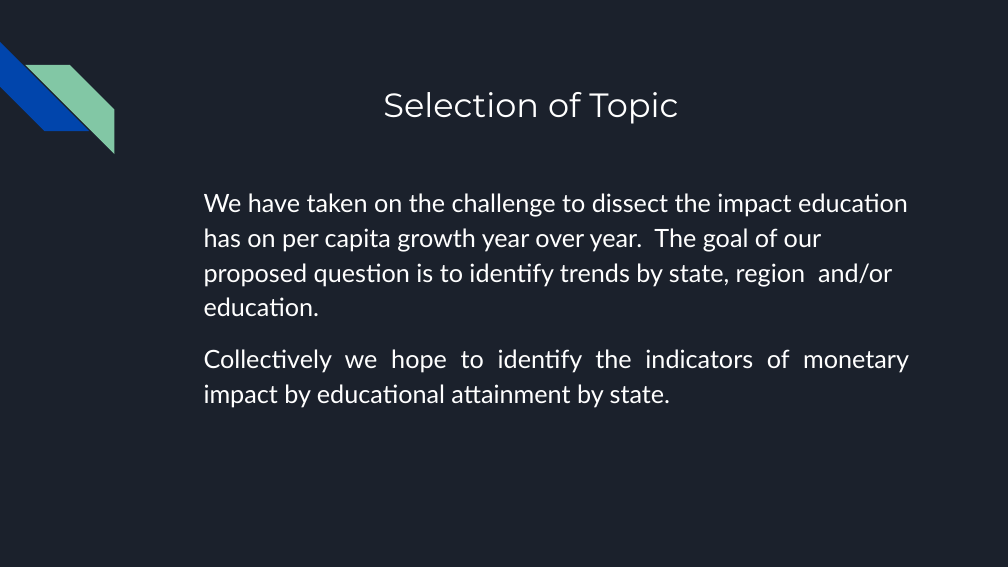
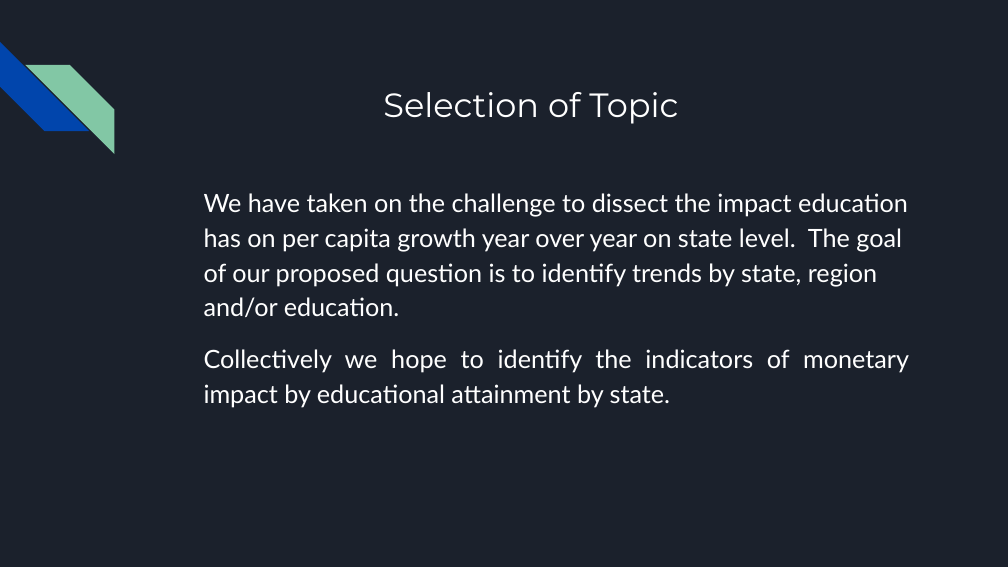
Before and after one commit to VickyCarlson/PCI_Growth, a slide deck: slide 2 of Effect of Educational Attainment on per Capita Growth by State.pptx. Drawn at 1008x567 pixels with LibreOffice and Linux fonts; fonts in the diff are those of the drawing. Boxes give left, top, right and bottom in pixels: in the first picture for what was removed or moved away, otherwise in the second. Text is boxed around its words. In the diff, an @@ line names an element or a change of style, - is before the commit and + after.

```diff
--- a/Effect of Educational Attainment on per Capita Growth by State.pptx
+++ b/Effect of Educational Attainment on per Capita Growth by State.pptx
@@ text at box(204, 193, 908, 317): text changed @@
-We have taken on the challenge to dissect the impact education has on per capita growth year over year. The goal of our proposed question is to identify trends by state, region and/or education.
+We have taken on the challenge to dissect the impact education has on per capita growth year over year on state level. The goal of our proposed question is to identify trends by state, region and/or education.
```
Also in this commit, not shown: 2 other slides changed, 1 slide added.
